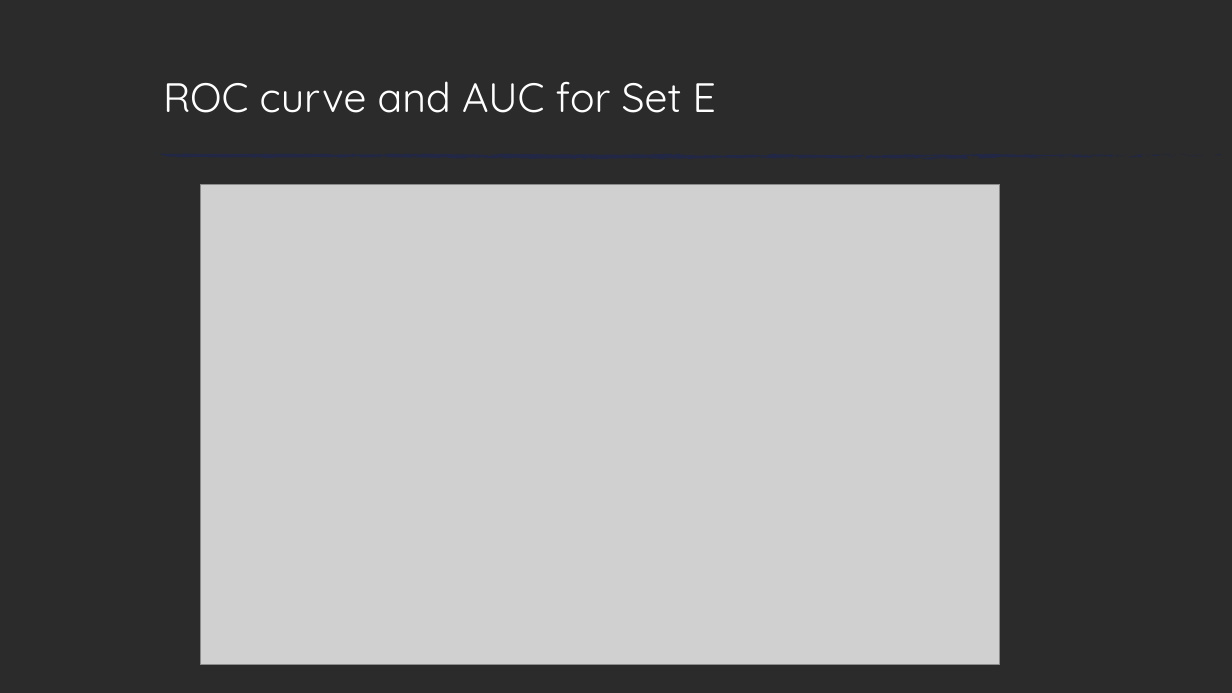
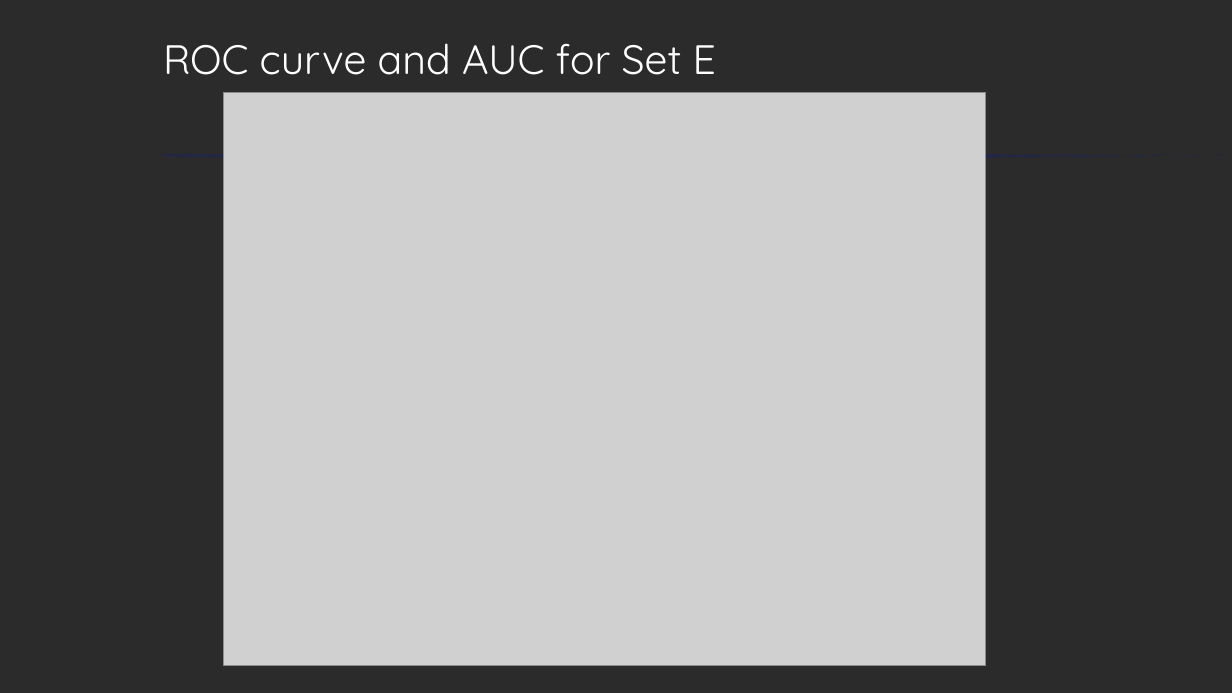
Before and after one commit to zxz003/phishing_Detect, a slide deck: slide 16 of Docs/FinalPresentation.pptx. Drawn at 1232x693 pixels with LibreOffice and Linux fonts; fonts in the diff are those of the drawing; grey boxes stand for pictures; background and template pictures are left out; a plain dark background stands for a picture behind light text. Boxes give left, top, right and bottom in pixels: in the first picture for what was removed or moved away, otherwise in the second. Text is boxed around its words. In the diff, an @@ line names an element or a change of style, - is before the commit and + after.

```diff
--- a/Docs/FinalPresentation.pptx
+++ b/Docs/FinalPresentation.pptx
@@ title "ROC curve and AUC for ...": place and size @@
-title "ROC curve and AUC for ..." at [163,81,716,113]
+title "ROC curve and AUC for ..." at [163,43,716,75]
@@ picture: place and size @@
-picture at [200,184,999,665]
+picture at [223,92,985,665]
@@ group removed at [261,153,981,160]: 20 freeform shapes @@
```
Also in this commit, not shown: 9 other slides changed.
